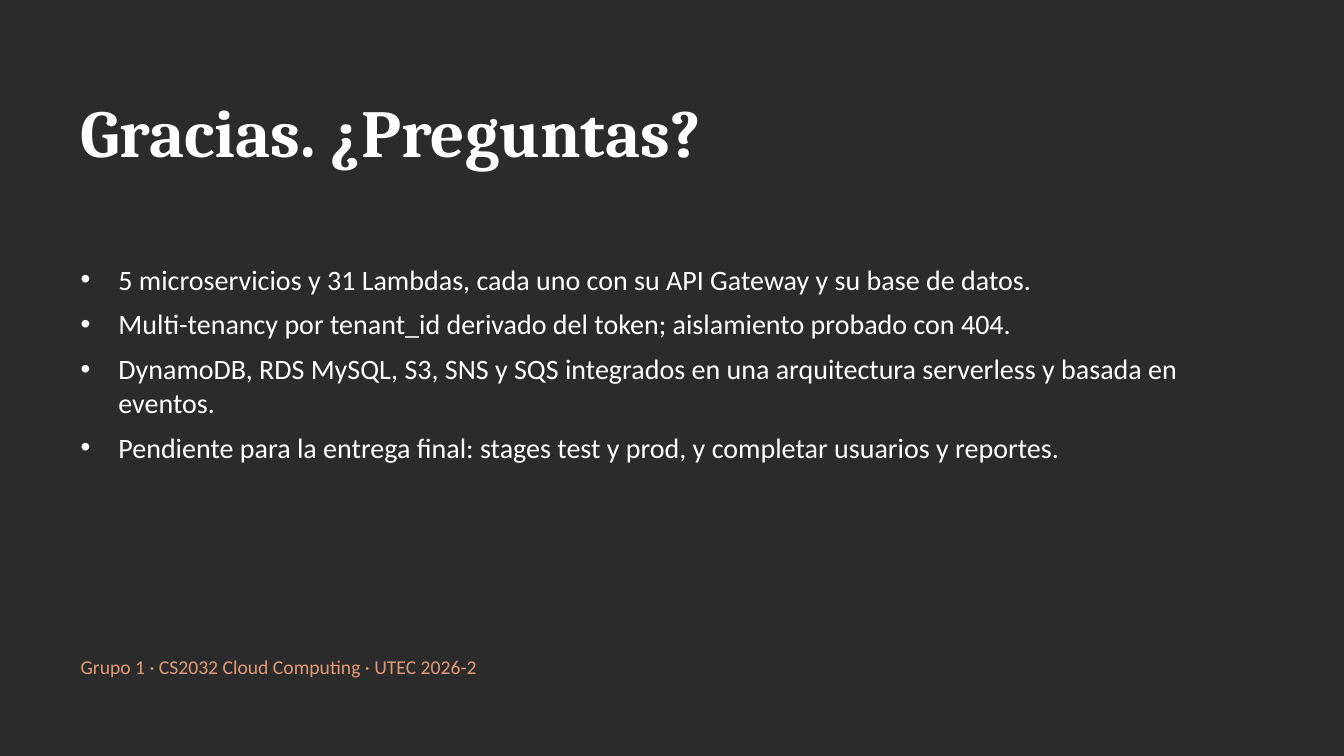
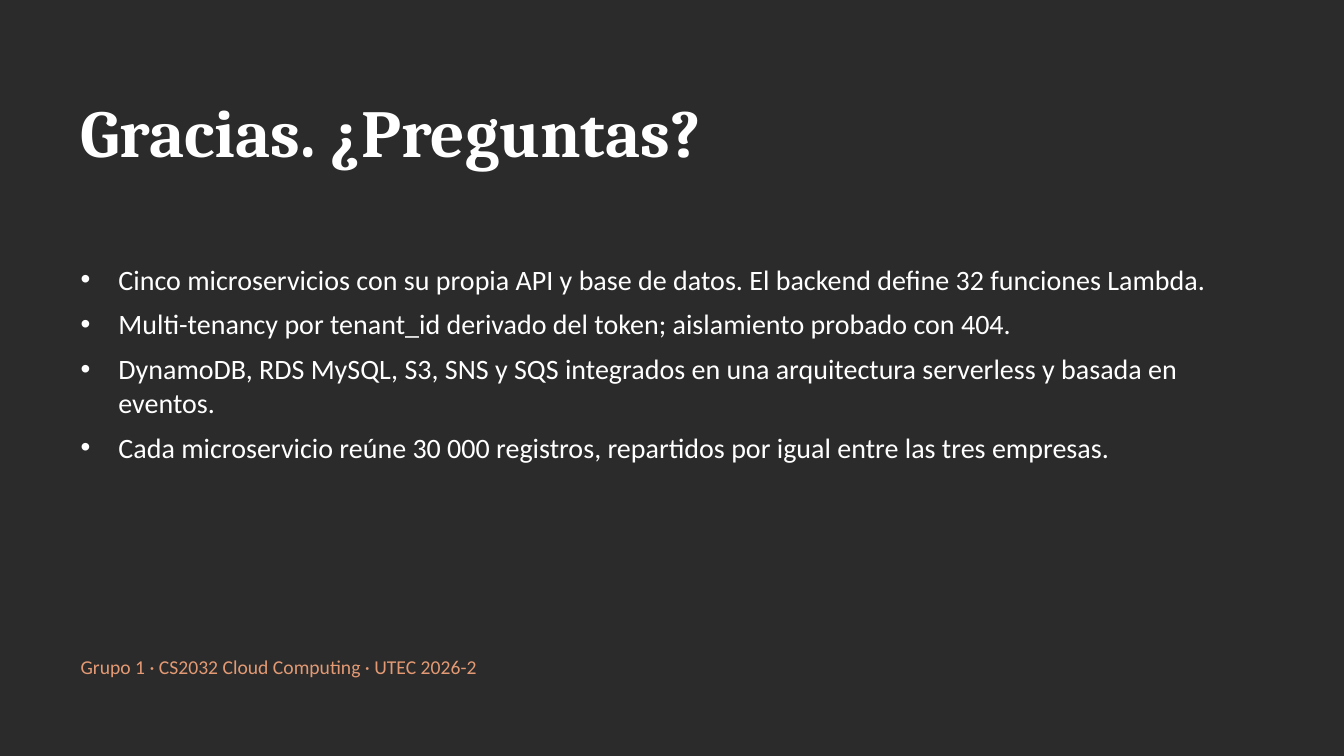
Before and after one commit to santiagodavila-ops/Proyecto-Final-Cloud-Computing-v2, a slide deck: slide 18 of presentacion/Presentacion_CS2032_Grupo1.pptx. Drawn at 1344x756 pixels with LibreOffice and Linux fonts; fonts in the diff are those of the drawing. Boxes give left, top, right and bottom in pixels: in the first picture for what was removed or moved away, otherwise in the second. Text is boxed around its words. In the diff, an @@ line names an element or a change of style, - is before the commit and + after.

```diff
--- a/presentacion/Presentacion_CS2032_Grupo1.pptx
+++ b/presentacion/Presentacion_CS2032_Grupo1.pptx
@@ text at (x1=118, y1=270, x2=1205, y2=295): text changed @@
-• 5 microservicios y 31 Lambdas, cada uno con su API Gateway y su base de datos.
+• Cinco microservicios con su propia API y base de datos. El backend define 32 funciones Lambda.
@@ text at (x1=118, y1=438, x2=1109, y2=463): text changed @@
-• Pendiente para la entrega final: stages test y prod, y completar usuarios y reportes.
+• Cada microservicio reúne 30 000 registros, repartidos por igual entre las tres empresas.
```
Also in this commit, not shown: 15 other slides changed, 2 other files.
